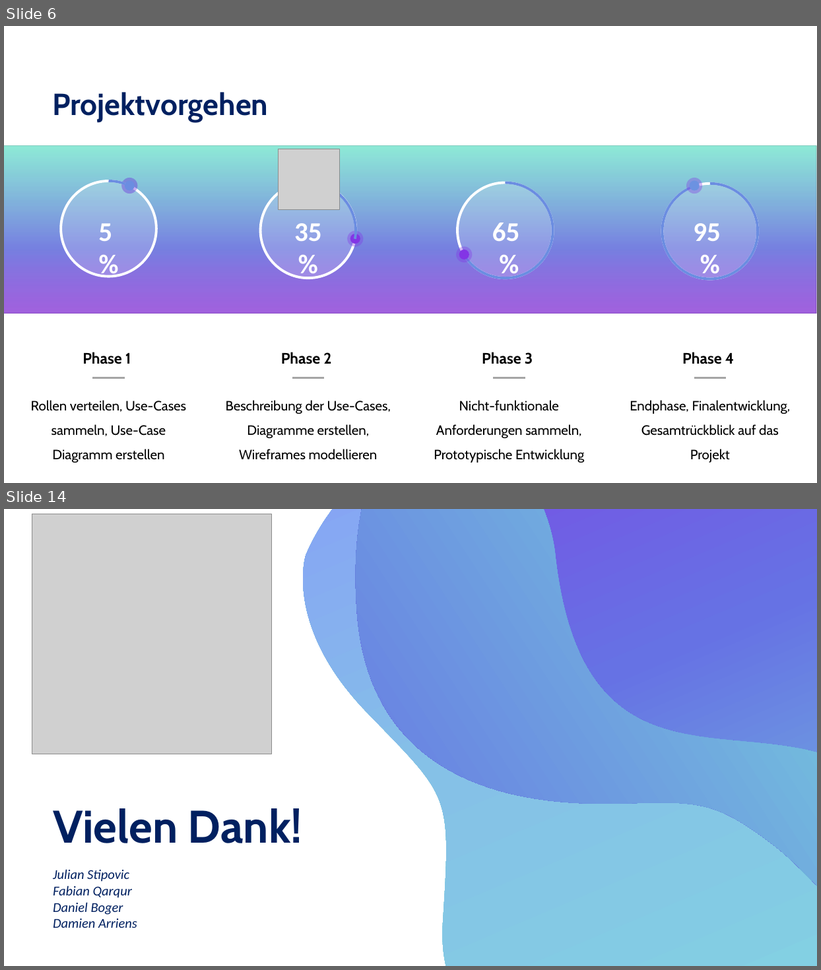
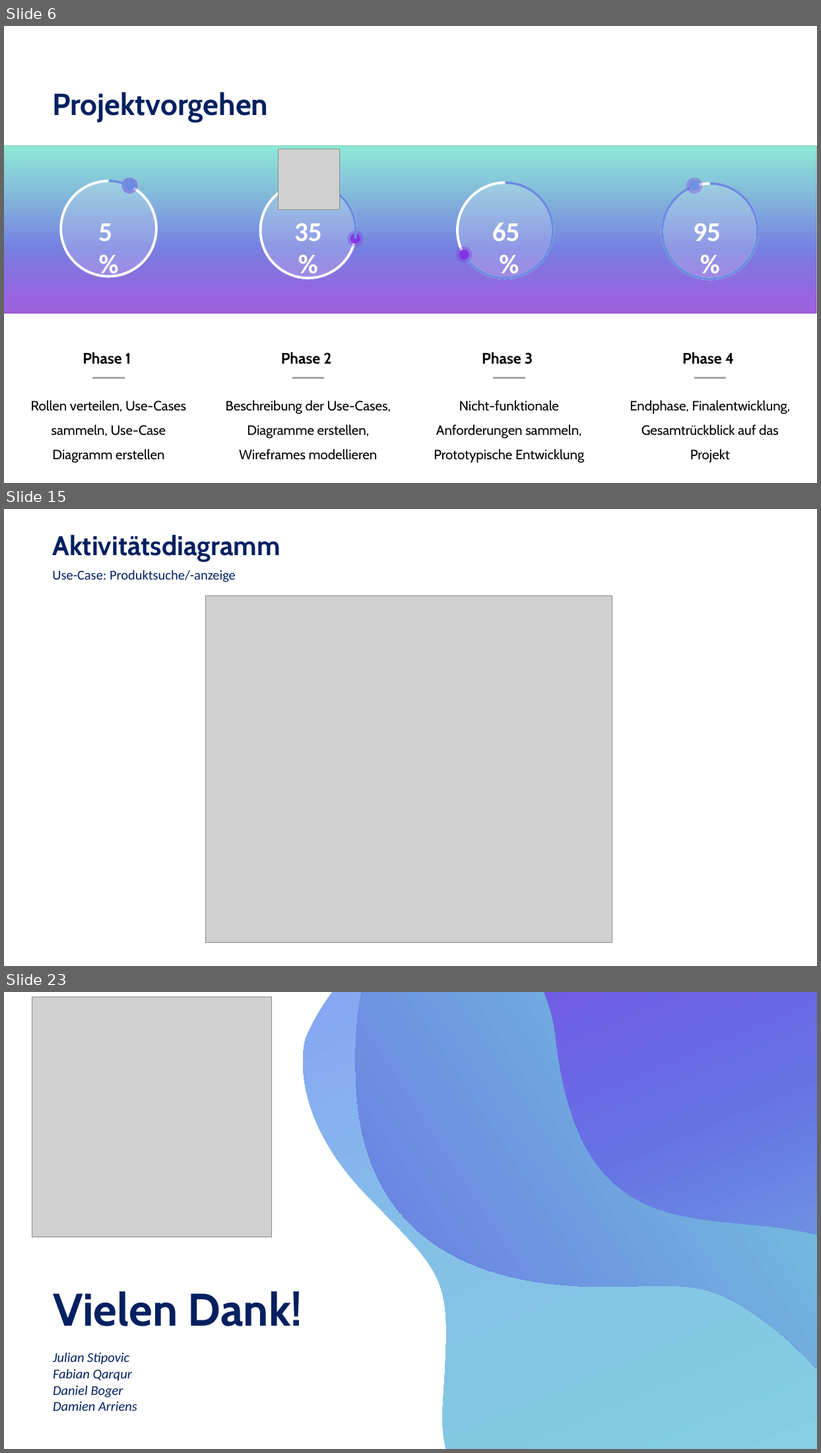
Before and after one commit to DaM1eN02/product-navigator-back-end, a slide deck: Fallstudie/Zwischenpräsentation.pptx. Shown one above the other, each under a label of ours: slides 6 and 14 before the commit, slides 6, 15 and 23 after it; the slides between them are not shown. The pictures are 821x970 and 821x1453 pixels, drawn with LibreOffice and Linux fonts; fonts in the diff are those of the drawing; grey boxes stand for pictures. Boxes give left, top, right and bottom in pixels: in the first picture for what was removed or moved away, otherwise in the second. Text is boxed around its words. In the diff, an @@ line names an element or a change of style, - is before the commit and + after.

```diff
--- a/Fallstudie/Zwischenpräsentation.pptx
+++ b/Fallstudie/Zwischenpräsentation.pptx
@@ slide 15 added at box(4, 509, 817, 966), background #FFFFFF @@
@@ text added at box(52, 535, 280, 562), 32 pt, text #002060, bold @@
+Aktivitätsdiagramm
@@ text added at box(52, 570, 236, 582), 16 pt, text #002060 @@
+Use-Case: Produktsuche/-anzeige
@@ picture added at box(205, 595, 612, 943) @@
@@ what was slide 14 is now slide 23 @@
```
Also in this commit, not shown: 8 slides changed, 8 other slides added.
